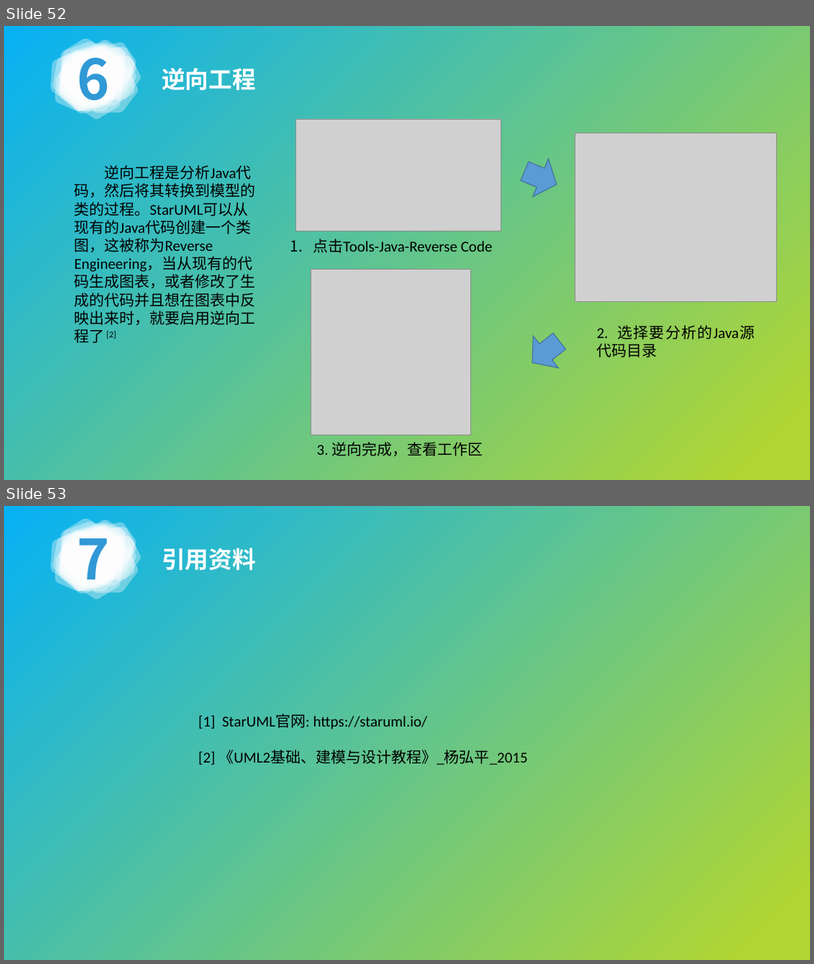
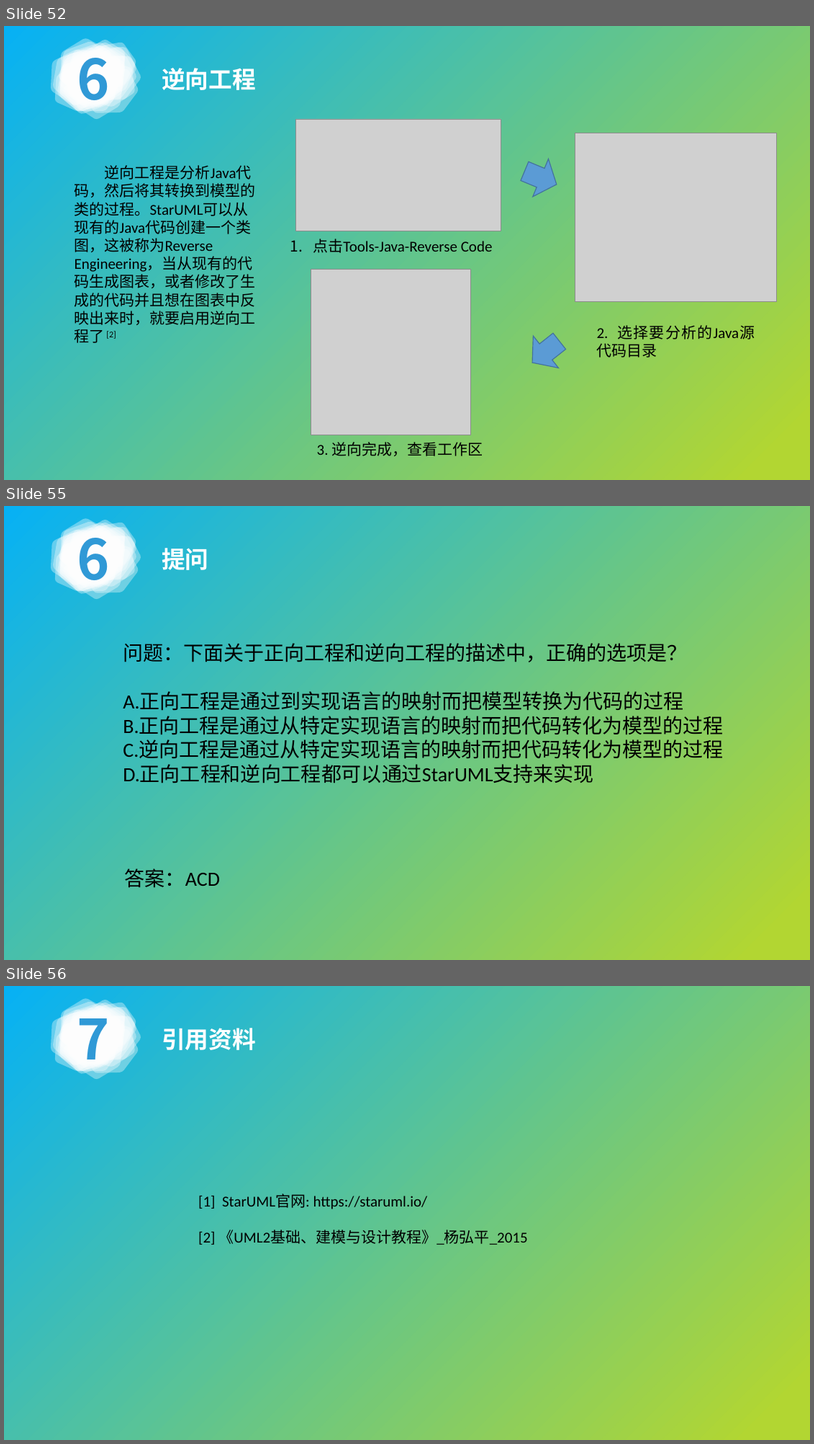
Before and after one commit to avgstuBoboge/SRA2021-document, a slide deck: PPT/SRA2021-G03-翻转课堂2 v0.1.pptx. Shown one above the other, each under a label of ours: slides 52 and 53 before the commit, slides 52, 55 and 56 after it; the slides between them are not shown. The pictures are 814x964 and 814x1444 pixels, drawn with LibreOffice and Linux fonts; fonts in the diff are those of the drawing; grey boxes stand for pictures. Boxes give left, top, right and bottom in pixels: in the first picture for what was removed or moved away, otherwise in the second. Text is boxed around its words. In the diff, an @@ line names an element or a change of style, - is before the commit and + after.

Commit message:
翻转课堂2提问更新

```diff
--- a/PPT/SRA2021-G03-翻转课堂2 v0.1.pptx
+++ b/PPT/SRA2021-G03-翻转课堂2 v0.1.pptx
@@ slide 55 added at (4, 506, 810, 960), background gradient #06B1F5 to #B2D632 @@
@@ group added at (39, 511, 147, 606): 34 freeform shapes, 1 text @@
+6
@@ text added at (162, 548, 208, 570), 28 pt, text #FFFFFF, bold @@
+提问
@@ text added at (123, 640, 723, 786), 24 pt, text #000000 @@
+问题：下面关于正向工程和逆向工程的描述中，正确的选项是？
+A.正向工程是通过到实现语言的映射而把模型转换为代码的过程
+B.正向工程是通过从特定实现语言的映射而把代码转化为模型的过程
+C.逆向工程是通过从特定实现语言的映射而把代码转化为模型的过程
+D.正向工程和逆向工程都可以通过StarUML支持来实现
@@ text added at (125, 868, 220, 888), 24 pt, text #000000 @@
+答案：ACD
@@ what was slide 53 is now slide 56 @@
```
Also in this commit, not shown: 3 slides changed, 3 other slides added, 1 slide removed.
